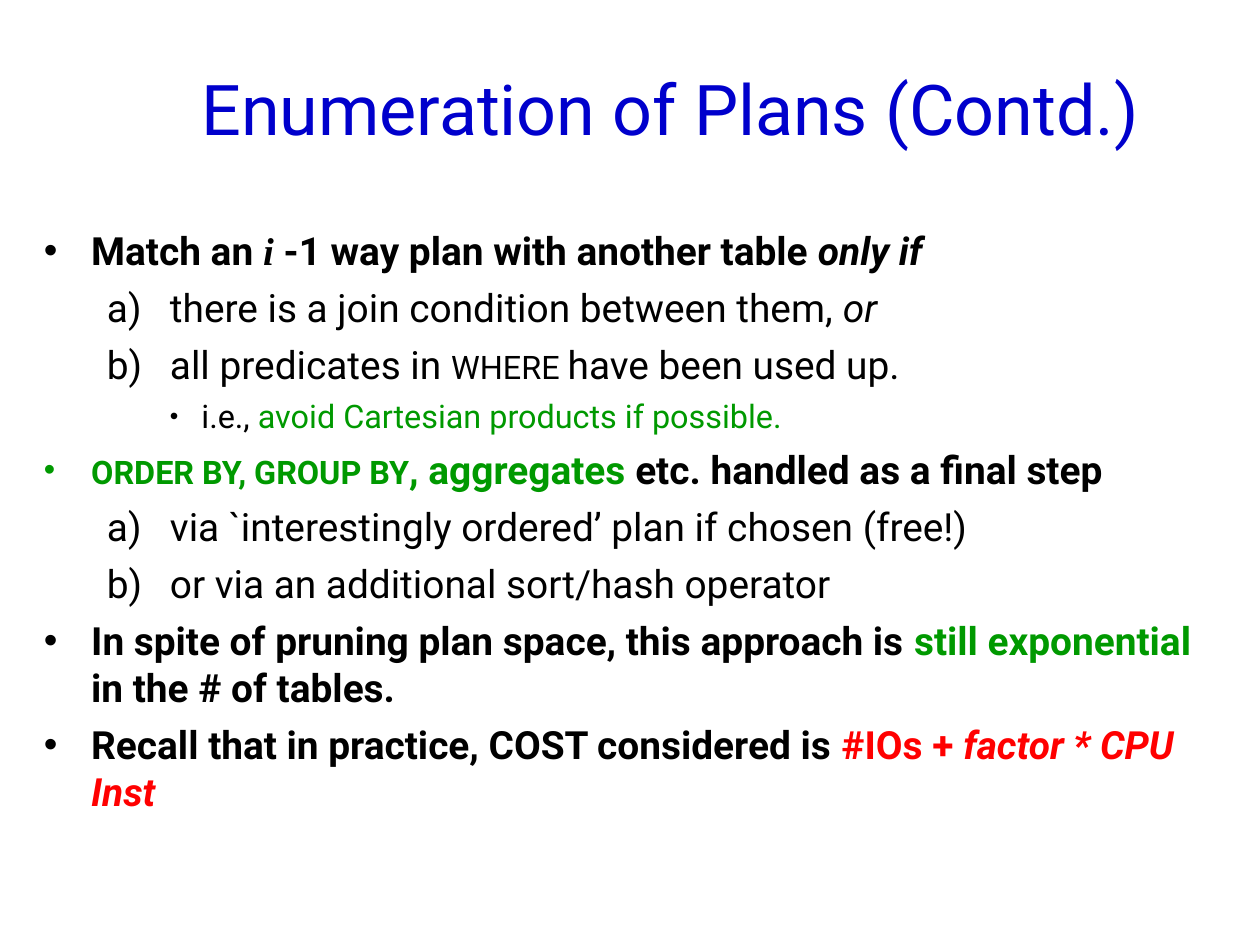
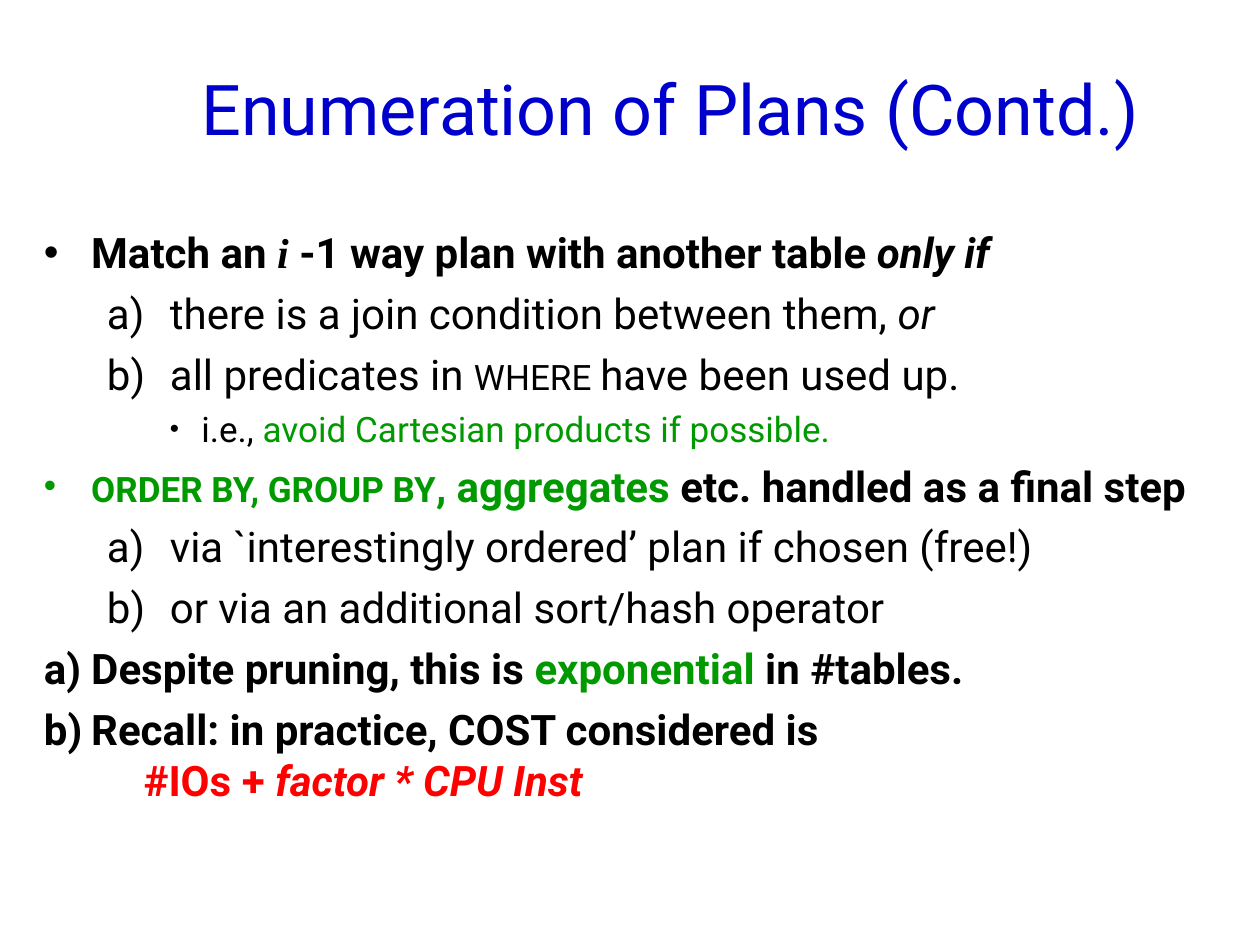
Before and after one commit to jhellerstein/cs186-09, a slide deck: slide 41 of lecs/16.QueryOpt.ppt. Drawn at 1260x945 pixels with LibreOffice and Linux fonts; fonts in the diff are those of the drawing; background and template pictures are left out. Boxes give left, top, right and bottom in pixels: in the first picture for what was removed or moved away, otherwise in the second. Text is boxed around its words. In the diff, an @@ line names an element or a change of style, - is before the commit and + after.

```diff
--- a/lecs/16.QueryOpt.ppt
+++ b/lecs/16.QueryOpt.ppt
@@ text at (91, 236, 1186, 632): size 22.2 to 24 pt in "Match an i -1 way plan with ...", "there is a join condition between them, ...", "all predicates in have been used up.", "BY, aggregates etc. handled as a final ..." and 2 more places; size 18.5 to 20 pt in "WHERE", "i.e., avoid Cartesian products if possible.", "ORDER BY, GROUP BY," @@
@@ text at (91, 652, 963, 797): text changed; size 22.2 to 24 pt @@
-• In spite of pruning plan space, this approach is still exponential in the # of tables.
-• Recall that in practice, COST considered is #IOs + factor * CPU Inst
+a) Despite pruning, this is exponential in #tables.
+b) Recall: in practice, COST considered is
+   #IOs + factor * CPU Inst
```
Also in this commit, not shown: 13 other slides changed, 15 slides added, 1 other file.
